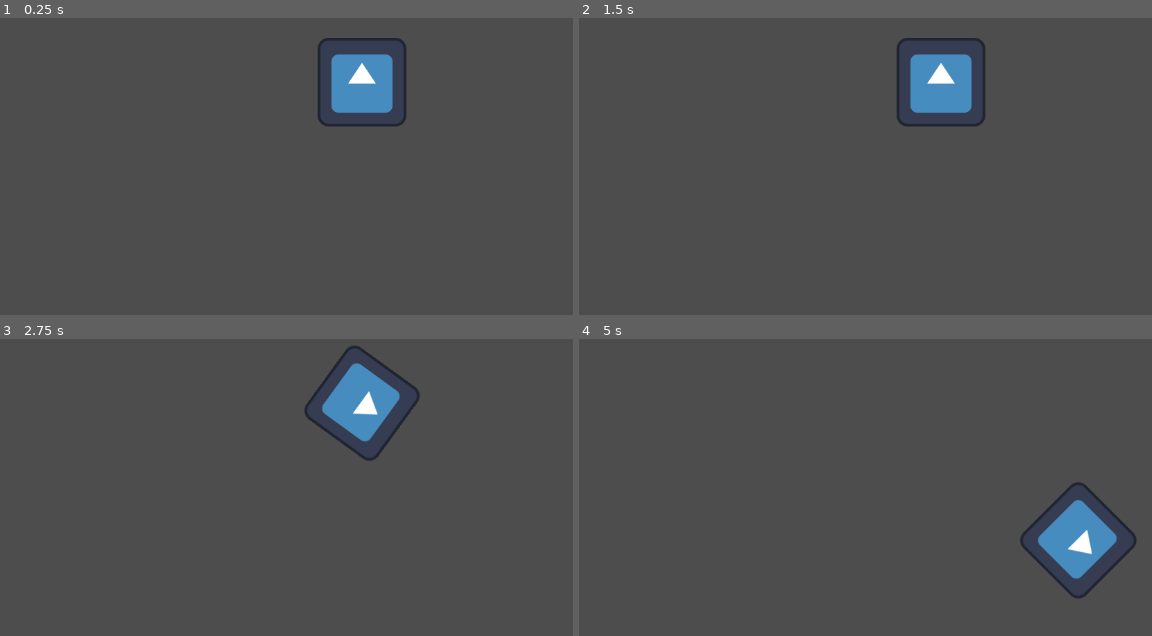
Above: before the commit, frames 1-4 (two rows, left to right).
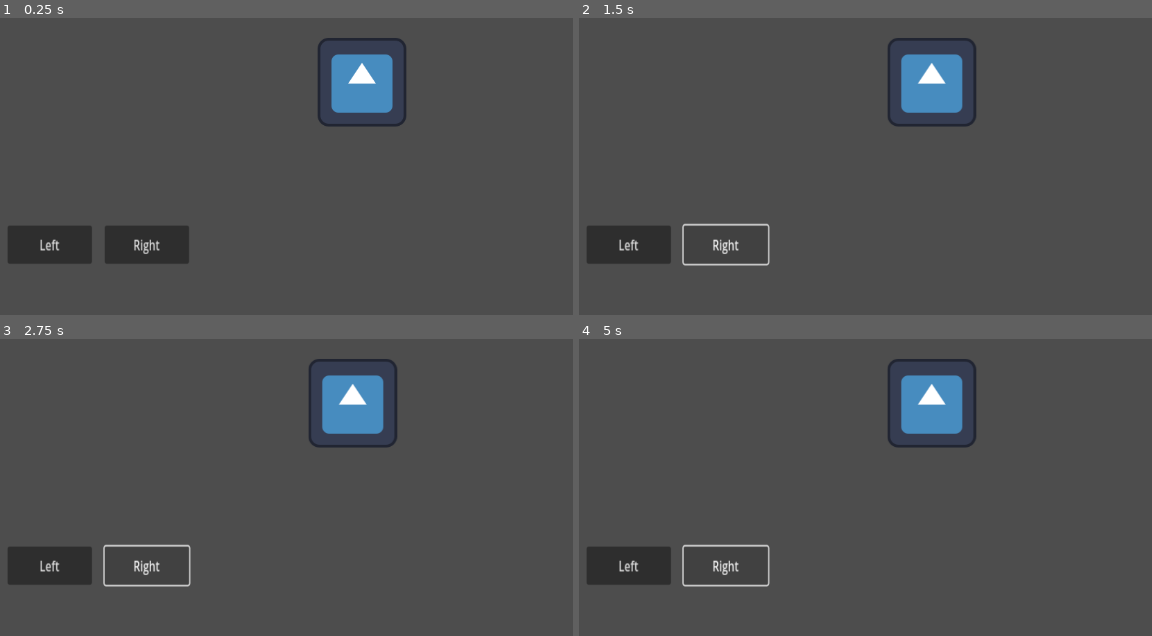
Above: after the commit, the same moments.

Repository: allysonjeronimo/aula-dj-aula-02
Game: Godot game, scene res://main.tscn
The game is run twice, just before and just after one commit, with the same random seed, the same clock (stepped at 60 frames per second) and the same inputs. Before the commit the project starts from res://sprite_2d.tscn. The engine's default icon, where the game draws it, is replaced by a stand-in: a white triangle on a blue panel in a dark square.
Inputs (mouse positions are in pixels of both pictures, inside the frame that each line leads up to):
- Up to frame 1 (0.25 s): no input
- Up to frame 2 (1.5 s): click (630, 243) at 0.5 s, where only the run after the commit has a clickable "Left"; click (727, 243) at 1.25 s, where only the run after the commit has a clickable "Right"
- Up to frame 3 (2.75 s): tap Enter at 2 s; hold Right (ui_right) from 2.03 s (still down)
- Up to frame 4 (5 s): release Right (ui_right) at 2.78 s; hold Left (ui_left) 2.78-3.53 s; hold Right (ui_right) 3.53-4.28 s; hold Up (ui_up) from 4.28 s (still down)

The runs differ from the first frame. In frame 1, 3.5% of the frame differs, in the area x 1-33%, y 70-83%; in frame 2, 3.8%; in frame 3, 4.5%; in frame 4, 7.8%, in the area x 1-98%, y 6-88%.

Commit message:
Aula 03 - Signals

Diff:
--- /dev/null
+++ b/main.tscn
@@ -0,0 +1,40 @@
+[gd_scene load_steps=2 format=3 uid="uid://wf2cmn1kdwax"]
+
+[ext_resource type="PackedScene" uid="uid://wxx64jbn473s" path="res://sprite_2d.tscn" id="1_mehp4"]
+
+[node name="Main" type="Node2D"]
+
+[node name="Sprite2D" parent="." instance=ExtResource("1_mehp4")]
+
+[node name="Timer" type="Timer" parent="Sprite2D"]
+autostart = true
+
+[node name="Button" type="Button" parent="."]
+visible = false
+offset_left = 444.0
+offset_top = 509.0
+offset_right = 644.0
+offset_bottom = 573.0
+text = "Mover"
+
+[node name="ButtonLeft" type="Button" parent="."]
+offset_left = 34.0
+offset_top = 519.0
+offset_right = 163.0
+offset_bottom = 562.0
+scale = Vector2(0.943354, 1.27828)
+text = "Left"
+
+[node name="ButtonRight" type="Button" parent="."]
+offset_left = 174.0
+offset_top = 519.0
+offset_right = 303.0
+offset_bottom = 562.0
+scale = Vector2(0.943354, 1.27828)
+text = "Right
+"
+
+[connection signal="pressed" from="Button" to="Sprite2D" method="_on_button_pressed"]
+[connection signal="button_down" from="ButtonLeft" to="Sprite2D" method="_on_button_left_button_down"]
+[connection signal="button_up" from="ButtonLeft" to="Sprite2D" method="_on_button_left_button_up"]
+[connection signal="button_down" from="ButtonRight" to="Sprite2D" method="_on_button_right_button_down"]
--- a/project.godot
+++ b/project.godot
@@ -11,7 +11,7 @@
 [application]
 
 config/name="aula-02-scripts"
-run/main_scene="res://sprite_2d.tscn"
+run/main_scene="res://main.tscn"
 config/features=PackedStringArray("4.2", "GL Compatibility")
 config/icon="res://icon.svg"
 
--- a/sprite_2d.gd
+++ b/sprite_2d.gd
@@ -2,11 +2,20 @@
 
 var speed = 400
 var angular_rotation = PI
+var is_button_left_pressed = false
 
 func _init():
 	print("Hello World")
 
-func _process(delta):
+func _ready():
+	pass
+	#var timer = get_node("Timer")
+	#timer.timeout.connect(_on_timer_timeout)
+
+func _on_timer_timeout():
+	visible = not visible
+
+func move_by_input(delta):
 	var direction = 0
 
 	if Input.is_action_pressed("ui_left"):
@@ -22,3 +31,30 @@
 		velocity = Vector2.UP.rotated(rotation) * speed
 
 	position += velocity * delta
+
+func move_basic(delta):
+	rotation += angular_rotation * delta
+	position += Vector2.UP.rotated(rotation) * speed * delta
+
+func move_by_buttons(delta):
+	if is_button_left_pressed:
+		position += Vector2.LEFT * speed * delta
+
+func _process(delta):
+	move_by_buttons(delta)
+
+
+func _on_button_pressed():
+	set_process(not is_processing())
+
+
+func _on_button_left_button_down():
+	is_button_left_pressed = true
+
+
+func _on_button_left_button_up():
+	is_button_left_pressed = false
+
+
+func _on_button_right_button_down():
+	pass # Replace with function body.
Not shown, added: mai3721.tmp
Not shown, added: mai57C2.tmp
